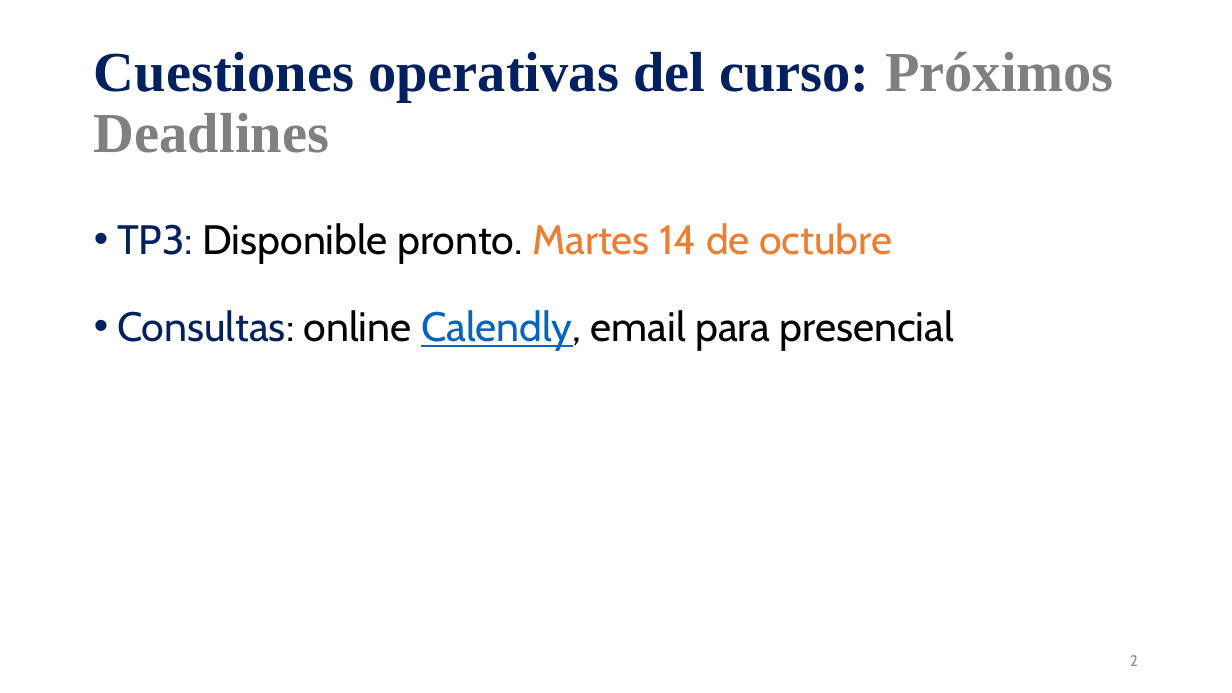
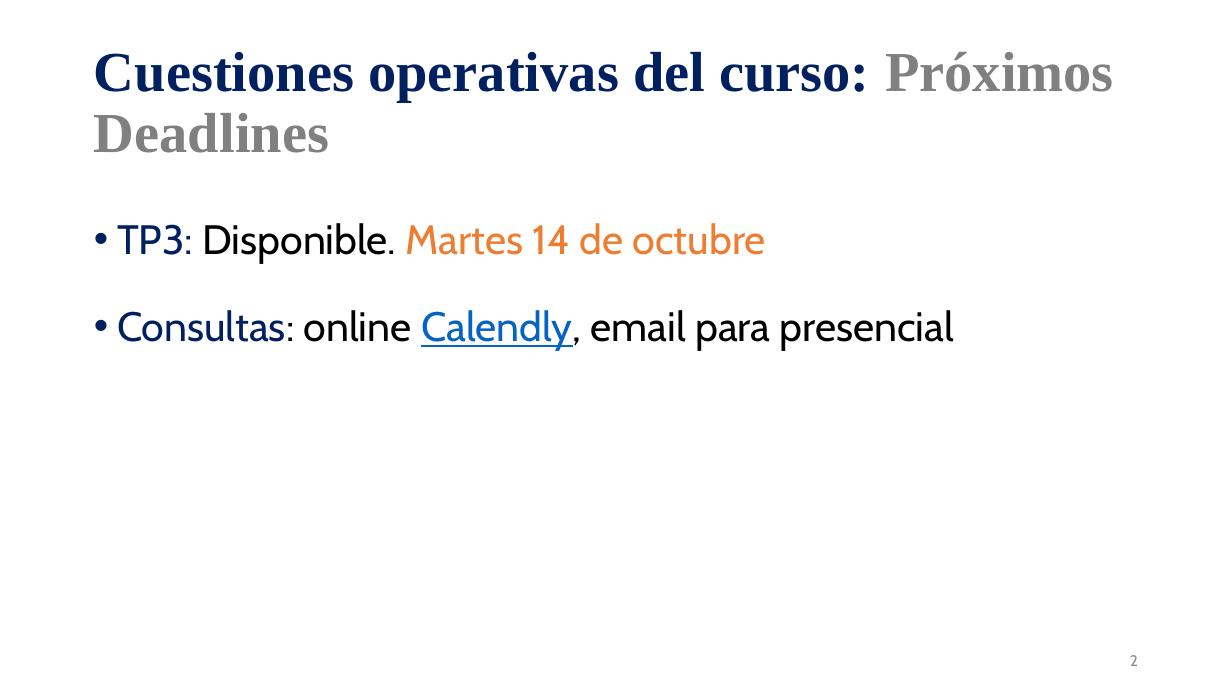
Before and after one commit to mnromero/BigData_UBA_2025_S2, a slide deck: slide 2 of Clase 05 Intro Métodos Supervisados/C6_Clasificacion Bayes_Logit_kNN_ROC.pptx. Drawn at 1232x693 pixels with LibreOffice and Linux fonts; fonts in the diff are those of the drawing. Boxes give left, top, right and bottom in pixels: in the first picture for what was removed or moved away, otherwise in the second. Text is boxed around its words. In the diff, an @@ line names an element or a change of style, - is before the commit and + after.

```diff
--- a/Clase 05 Intro Métodos Supervisados/C6_Clasificacion Bayes_Logit_kNN_ROC.pptx
+++ b/Clase 05 Intro Métodos Supervisados/C6_Clasificacion Bayes_Logit_kNN_ROC.pptx
@@ text at [117,223,766,264]: text changed; text colour #000000 to #ED7D31 @@
-• TP3: Disponible pronto. Martes 14 de octubre
+• TP3: Disponible. Martes 14 de octubre
```
Also in this commit, not shown: 1 other slide changed, 1 slide added, 1 other file.
